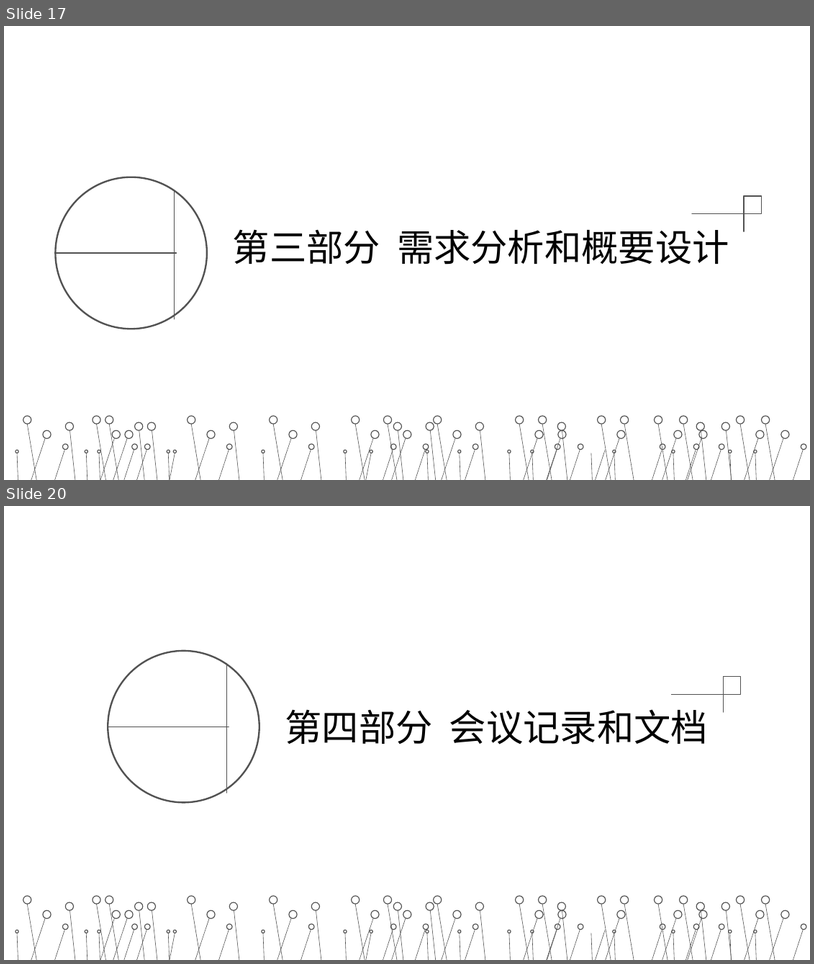
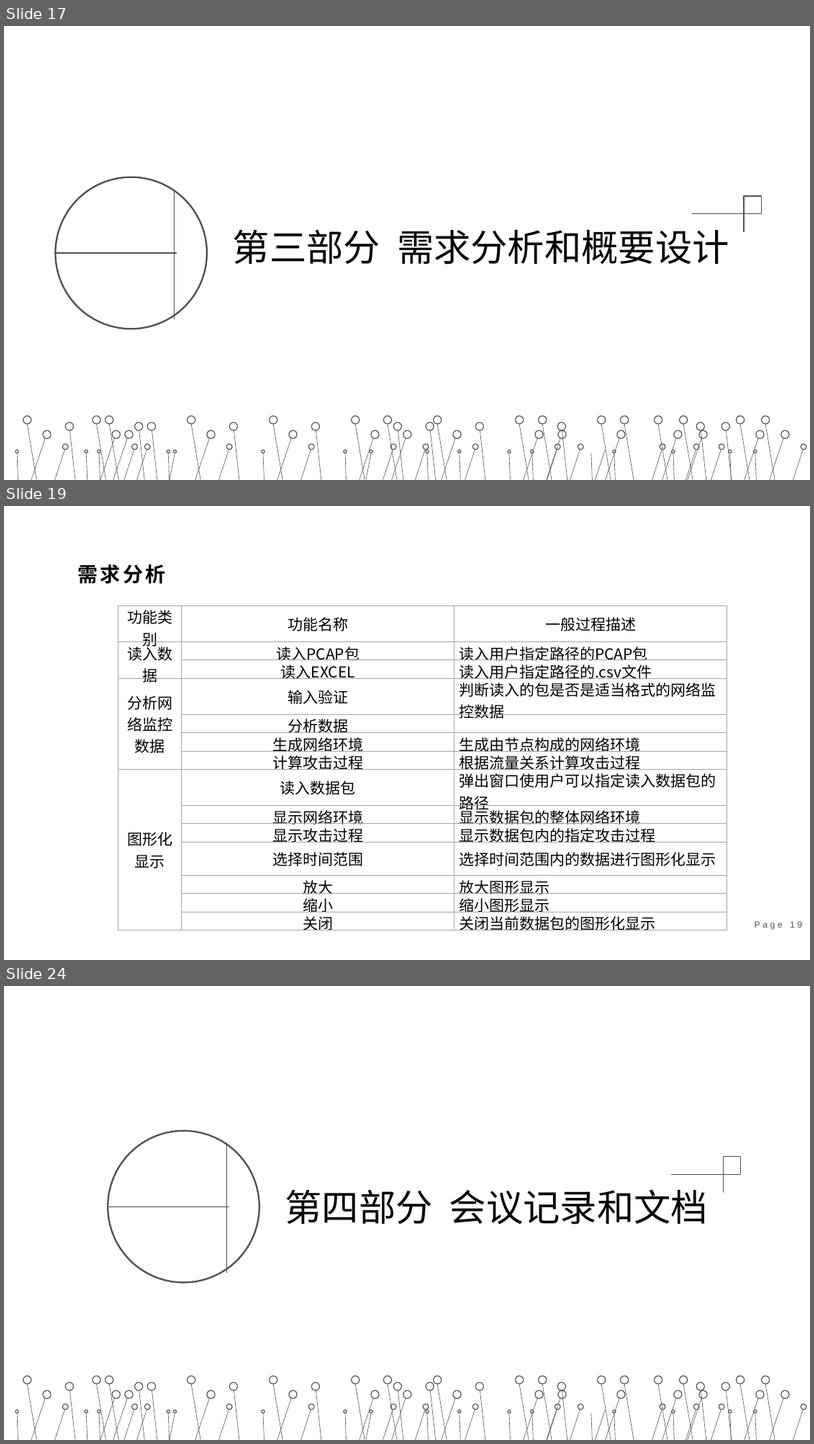
Before and after one commit to Cheeennnnnnnn/Unnamed, a slide deck: 第一次提交物-未命名小组/第1次汇报-未命名小组.pptx. Shown one above the other, each under a label of ours: slides 17 and 20 before the commit, slides 17, 19 and 24 after it; the slides between them are not shown. The pictures are 814x964 and 814x1444 pixels, drawn with LibreOffice and Linux fonts; fonts in the diff are those of the drawing. Boxes give left, top, right and bottom in pixels: in the first picture for what was removed or moved away, otherwise in the second. Text is boxed around its words. In the diff, an @@ line names an element or a change of style, - is before the commit and + after.

```diff
--- a/第一次提交物-未命名小组/第1次汇报-未命名小组.pptx
+++ b/第一次提交物-未命名小组/第1次汇报-未命名小组.pptx
@@ slide 19 added at bbox=[4, 506, 810, 960], background #FFFFFF @@
@@ text added at bbox=[77, 564, 165, 584], 24 pt, text #000000, bold @@
+需求分析
@@ table added at bbox=[118, 606, 728, 933], 14 rows, 3 columns @@
+功能类别 | 功能名称 | 一般过程描述
+读入数据 | 读入PCAP包 | 读入用户指定路径的PCAP包
+ | 读入EXCEL | 读入用户指定路径的.csv文件
+分析网络监控数据 | 输入验证 | 判断读入的包是否是适当格式的网络监控数据
+ | 分析数据 | 
+ | 生成网络环境 | 生成由节点构成的网络环境
+ | 计算攻击过程 | 根据流量关系计算攻击过程
+图形化显示 | 读入数据包 | 弹出窗口使用户可以指定读入数据包的路径
+ | 显示网络环境 | 显示数据包的整体网络环境
+ | 显示攻击过程 | 显示数据包内的指定攻击过程
+ | 选择时间范围 | 选择时间范围内的数据进行图形化显示
+ | 放大 | 放大图形显示
+ | 缩小 | 缩小图形显示
+ | 关闭 | 关闭当前数据包的图形化显示
@@ page number added at bbox=[755, 921, 802, 929], 10.5 pt, text #525252 @@
+Page 19
@@ what was slide 20 is now slide 24 @@
```
Also in this commit, not shown: 11 slides changed, 3 other slides added, 8 other files.
